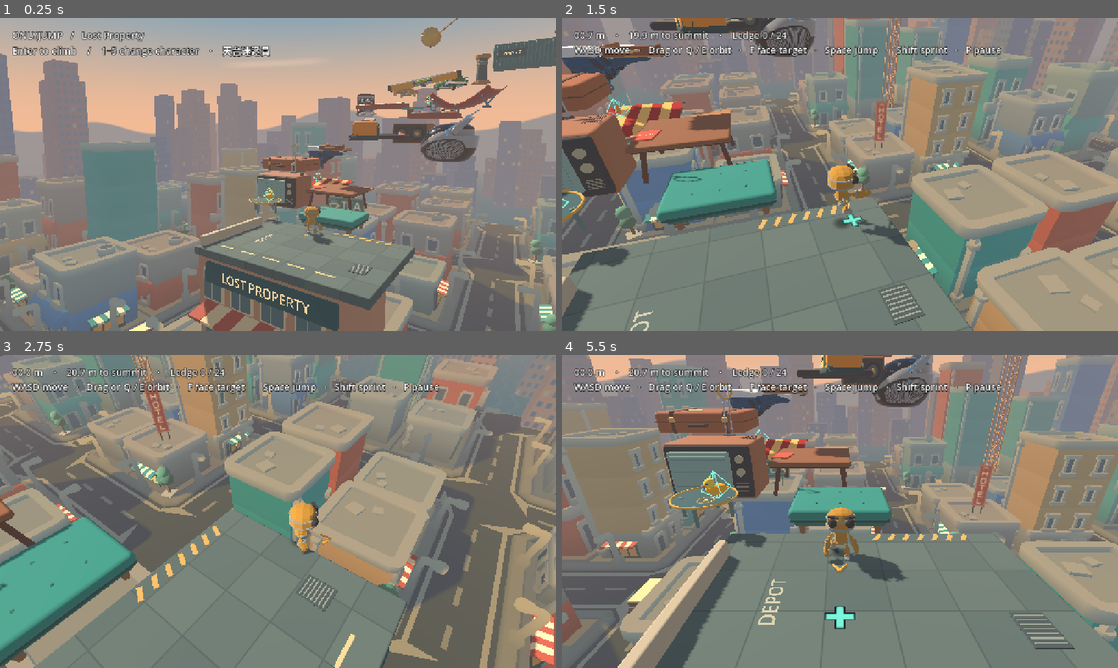
Above: before the commit, frames 1-4 (two rows, left to right).
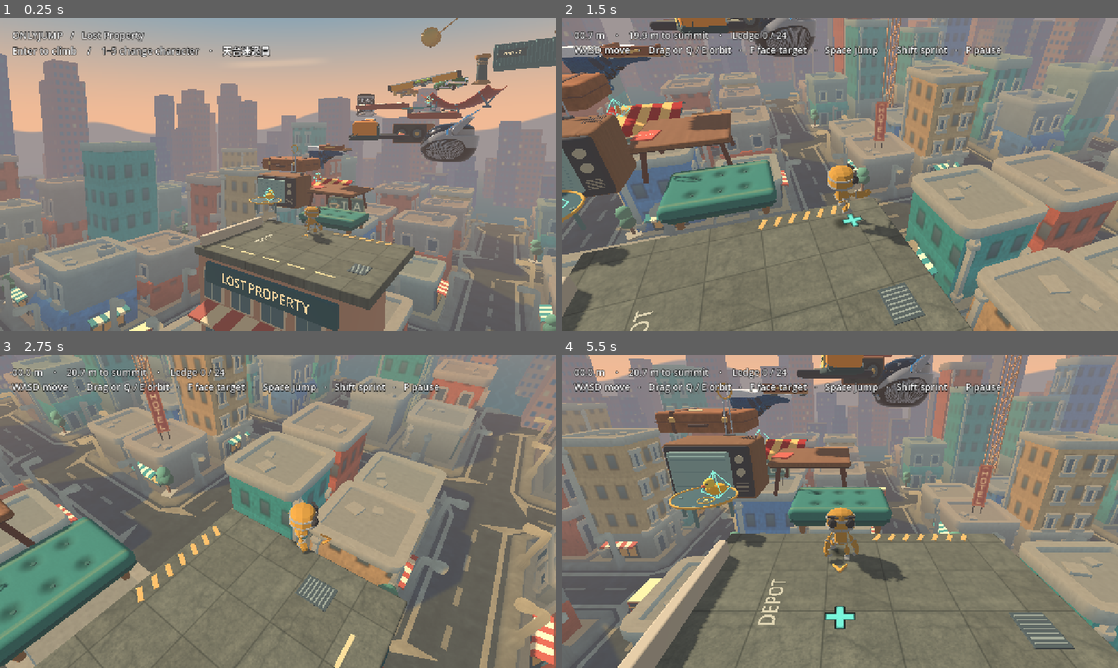
Above: after the commit, the same moments.

Repository: penny323mo/OnlyJump
Game: Godot game, scene res://game/summit.tscn
Same seed, same stepped clock (60 frames per second), same inputs: the game is played once before the commit and once after it.
Inputs (mouse positions are in pixels of both pictures, inside the frame that each line leads up to):
- Up to frame 1 (0.25 s): no input
- Up to frame 2 (1.5 s): tap Enter at 0.5, 0.6 s; move the mouse to (962, 158) at 0.52 s; hold D 0.53-1.25 s; click (962, 158) at 0.67 s; tap Space at 0.77 s; drag from (728, 190) to (812, 237) at 1.27 s
- Up to frame 3 (2.75 s): move the mouse to (333, 442) at 2.02 s; hold D from 2.03 s (still down); tap 5 at 2.1 s
- Up to frame 4 (5.5 s): release D at 2.75 s; drag from (812, 574) to (673, 464) at 2.77 s; move the mouse to (1006, 558) at 3.52 s; hold A 3.53-4.25 s; tap Tab at 3.6 s; tap Space at 3.77 s; drag from (673, 464) to (756, 433) at 4.27 s; move the mouse to (867, 511) at 5.02 s; hold S from 5.03 s (still down); tap 2 at 5.1 s; click (867, 511) at 5.17 s

The runs differ from the first frame. In frame 1, 0.8% of the frame differs, in the area x 10-75%, y 45-100%; in frame 2, 4.5%; in frame 3, 4.3%; in frame 4, 4.8%, in the area x 1-100%, y 17-100%.

Commit message:
Give rooftop furniture and city streets distinct scanned surfaces

Diff:
--- a/game/district.gdshader
+++ b/game/district.gdshader
@@ -3,15 +3,18 @@
 
 uniform sampler2D palette : source_color, filter_linear, repeat_disable;
 uniform sampler2D street_shade : filter_linear_mipmap, repeat_disable;
+uniform sampler2D surface_scan : repeat_enable, filter_linear_mipmap;
 uniform bool roadway = false;
 varying vec3 world;
 varying vec3 facade;
+varying vec3 wall_normal;
 varying float sun;
 varying float height_above_street;
 
 void vertex() {
 	world = (MODEL_MATRIX * vec4(VERTEX, 1.0)).xyz;
 	vec3 normal_world = normalize(MODEL_NORMAL_MATRIX * NORMAL);
+	wall_normal = normal_world;
 	sun = max(dot(normal_world, vec3(-0.654,0.602,-0.458)),0.0);
 	height_above_street = world.y + 11.9;
 	// Stable paint per address, including the side that faces away from camera.
@@ -29,6 +32,8 @@
 		float lit = texture(street_shade,world.xz/144.0+.5).r;
 		float value = dot(ink,vec3(.24,.58,.18));
 		paint = mix(vec3(.12,.20,.25),vec3(.84,.77,.62),value);
+		float grit = texture(surface_scan,world.xz/5.).r;
+		paint *= .84+.29*grit;
 		paint *= mix(vec3(.64,.76,.89),vec3(1.14,1.04,.90),lit);
 	} else {
 		float value = dot(ink,vec3(.24,.58,.18));
@@ -39,6 +44,24 @@
 		} else {
 			paint = mix(vec3(.22,.32,.35),vec3(.88,.81,.69),value);
 		}
+		bool vertical = abs(wall_normal.y)<.4;
+		vec2 plane = vertical ? vec2(abs(wall_normal.x)>.5 ? world.z : world.x,world.y) : world.xz;
+		float skin = texture(surface_scan,plane*vec2(.27,vertical ? -.27 : .27)).r;
+		bool wall_finish = stripe>=8. || (stripe==3. && UV.y<.75);
+		// Glass and sill stone keep their own finishes beside the masonry.
+		paint *= 1.+(skin-.53)*(wall_finish ? .43 : .17);
+		if (vertical && wall_finish) {
+			// Deep frames and cool glazing break up the broad, blank end walls.
+			vec2 facade_uv=vec2(plane.x/1.85,(height_above_street-.35)/2.75);
+			vec2 pane=abs(fract(facade_uv)-.5);
+			vec2 blur=max(fwidth(facade_uv),vec2(.002));
+			vec2 frame=1.-smoothstep(vec2(.24,.26)-blur,vec2(.24,.26)+blur,pane);
+			vec2 glass=1.-smoothstep(vec2(.19,.21)-blur,vec2(.19,.21)+blur,pane);
+			float visibility=(1.-smoothstep(.13,.42,max(blur.x,blur.y)))*smoothstep(1.8,2.5,height_above_street);
+			vec3 reflection=mix(vec3(.19,.28,.30),vec3(.46,.56,.55),fract(facade_uv.y));
+			paint=mix(paint,paint*.65,frame.x*frame.y*visibility);
+			paint=mix(paint,reflection,glass.x*glass.y*visibility*.82);
+		}
 		// Distant sills are often thinner than one phone pixel. Ease their
 		// contrast against the neighbourhood palette as they recede.
 		float distant = smoothstep(14.,53.,distance(CAMERA_POSITION_WORLD,world));
--- a/game/islands.gd
+++ b/game/islands.gd
@@ -179,6 +179,7 @@
 	var roof := solid(b,Vector3.DOWN*.18,Vector3(7.65,.36,5.36),"91a49b")
 	var concrete := ShaderMaterial.new()
 	concrete.shader=preload("res://game/rooftop.gdshader")
+	concrete.set_shader_parameter("concrete_scan",preload("res://assets/surfaces/concrete.webp"))
 	roof.material_override=concrete
 	# A flush drain and hazard paint leave the entire takeoff lane usable.
 	box(b,Vector3(2.81,.01,.89),Vector3(.64,.023,.78),"485758")
@@ -238,7 +239,10 @@
 			finish.shader = preload("res://game/district.gdshader")
 			finish.set_shader_parameter("palette",source.albedo_texture)
 			finish.set_shader_parameter("street_shade",preload("res://assets/city/street-shade.png"))
-			finish.set_shader_parameter("roadway",scene == ROAD or scene == CROSSING)
+			var road := scene == ROAD or scene == CROSSING
+			var masonry := preload("res://assets/surfaces/brick.webp") if scene == CITY[2] else preload("res://assets/surfaces/render.webp")
+			finish.set_shader_parameter("surface_scan",preload("res://assets/surfaces/road.webp") if road else masonry)
+			finish.set_shader_parameter("roadway",road)
 			street_material = finish
 		var chunks := {}
 		for placement in instances:
--- a/game/props.gd
+++ b/game/props.gd
@@ -13,6 +13,18 @@
 		mat.roughness = 0.78
 		materials[tint] = mat
 	return materials[tint]
+
+# Preserve the model and collider while giving the broad working faces their finish.
+func surface_scan(part: MeshInstance3D, texture: Texture2D, tile: float, roughness: float, relief: float, buttoned := false) -> void:
+	var finish := ShaderMaterial.new()
+	finish.shader = preload("res://game/upholstery_wood.gdshader")
+	finish.set_shader_parameter("scan",texture)
+	finish.set_shader_parameter("dye",(part.material_override as StandardMaterial3D).albedo_color)
+	finish.set_shader_parameter("metres_per_tile",tile)
+	finish.set_shader_parameter("matte",roughness)
+	finish.set_shader_parameter("relief",relief)
+	finish.set_shader_parameter("buttoned",buttoned)
+	part.material_override = finish
 
 func piece(parent: Node3D, mesh: Mesh, pos: Vector3, tint: String) -> MeshInstance3D:
 	var item := MeshInstance3D.new()
@@ -135,8 +147,8 @@
 	hit.rotation.y=yaw
 	return item
 
-func deck(body: StaticBody3D, size: Vector3, tint: String, bevel := 0.06) -> void:
-	solid(body,Vector3.DOWN*size.y/2,size,tint,bevel)
+func deck(body: StaticBody3D, size: Vector3, tint: String, bevel := 0.06) -> MeshInstance3D:
+	return solid(body,Vector3.DOWN*size.y/2,size,tint,bevel)
 
 func wheels(body: Node3D, span: Vector2, y: float, r: float, tint: String) -> void:
 	for a in [-1,1]:
@@ -146,23 +158,59 @@
 			cone(body,p,r*0.85,r,r,tint,20).rotation.z = PI/2
 			cone(body,p+Vector3.RIGHT*b*r*0.44,0.025,r*0.43,r*0.43,"49535a",16).rotation.z = PI/2
 
+func tufted_seat(size: Vector3) -> ArrayMesh:
+	var blank := BoxMesh.new()
+	blank.size = size
+	blank.subdivide_width = 34
+	blank.subdivide_depth = 26
+	blank.subdivide_height = 3
+	var data := blank.surface_get_arrays(0)
+	var vertices: PackedVector3Array = data[Mesh.ARRAY_VERTEX]
+	var normals: PackedVector3Array = data[Mesh.ARRAY_NORMAL]
+	var core := size*.5 - Vector3(.19,.12,.19)
+	for i in vertices.size():
+		var p := vertices[i]
+		var centre := p.clamp(-core,core)
+		var normal := (p-centre).normalized()
+		p = centre + normal*Vector3(.19,.12,.19)
+		# Sink each fabric-covered button and let the padded lip roll down
+		# towards the piping. Keep the crown at the collision surface.
+		if normal.y > .7:
+			var button := Vector2(clampf(roundf(p.x/.74),-1.,1.)*.74,.49 if p.z>=0. else -.49)
+			var offset := Vector2(p.x,p.z)-button
+			var hollow := .052*exp(-offset.length_squared()/.035)
+			p.y -= hollow
+			normal = (normal-Vector3(offset.x,0,offset.y)*(2.*hollow/.035)).normalized()
+		vertices[i] = p
+		normals[i] = normal
+	data[Mesh.ARRAY_VERTEX] = vertices
+	data[Mesh.ARRAY_NORMAL] = normals
+	var cushion := ArrayMesh.new()
+	cushion.add_surface_from_arrays(Mesh.PRIMITIVE_TRIANGLES,data)
+	return cushion
+
 func footstool(b: StaticBody3D) -> void:
 	# One upholstered cushion, with a darker piping seam and four tapered feet.
-	deck(b,Vector3(3.14,.33,2.34),"339487",.16)
+	var linen := preload("res://assets/surfaces/linen.webp")
+	var size := Vector3(3.14,.33,2.34)
+	var cushion := deck(b,size,"438b7e",.16)
+	cushion.mesh = tufted_seat(size)
+	surface_scan(cushion,linen,1.25,.97,.58,true)
 	box(b,Vector3.DOWN*.35,Vector3(3.04,.14,2.24),"215e58",.065)
-	box(b,Vector3.DOWN*.46,Vector3(2.87,.21,2.09),"347c71",.095)
+	surface_scan(box(b,Vector3.DOWN*.46,Vector3(2.87,.21,2.09),"386e63",.095),linen,.52,.97,.58)
 	for x: float in [-1.19,1.19]:
 		for z: float in [-.82,.82]:
 			cone(b,Vector3(x,-.70,z),.34,.092,.14,"9c714a",16)
 	for x: float in [-.74,0.,.74]:
 		for z: float in [-.49,.49]:
-			cone(b,Vector3(x,.003,z),.012,.046,.038,"276e65",16)
+			cone(b,Vector3(x,-.037,z),.016,.055,.047,"38685b",16)
 
 func coffee_table(b: StaticBody3D) -> void:
-	deck(b,Vector3(3.12,.19,2.87),"95613f",.095)
+	var walnut := preload("res://assets/surfaces/walnut.webp")
+	surface_scan(deck(b,Vector3(3.12,.19,2.87),"966b4d",.095),walnut,2.85,.68,.46)
 	box(b,Vector3(0,-.17,0),Vector3(2.98,.15,2.68),"533d32")
 	# The pull-out tray beneath the far edge still catches a missed lift.
-	solid(b,Vector3(.74,-.17,-1.79),Vector3(1.60,.13,.86),"bd8352",.045)
+	surface_scan(solid(b,Vector3(.74,-.17,-1.79),Vector3(1.60,.13,.86),"ae8058",.045),walnut,2.85,.73,.46)
 	for x in [-1,1]:
 		for z in [-1,1]:
 			tube(b,Vector3(x*1.19,-.18,z*1.05),Vector3(x*1.40,-1.36,z*1.23),.085,"6c4435")
@@ -170,7 +218,7 @@
 	label(b,Vector3(-1.13,0.077,0.49),"FORM",0.16,"fff0c7",true).rotation.y = -0.16
 
 func television(b: StaticBody3D) -> void:
-	deck(b,Vector3(3.15,2.05,1.91),"af7250",0.15)
+	surface_scan(deck(b,Vector3(3.15,2.05,1.91),"92694a",.15),preload("res://assets/surfaces/walnut.webp"),2.25,.72,.38)
 	box(b,Vector3(0,-1.02,0.91),Vector3(3.0,1.91,0.28),"393e42",0.13)
 	box(b,Vector3(-0.28,-1.0,1.055),Vector3(2.14,1.48,0.18),"93b5aa",0.17)
 	for j in 12:
@@ -183,7 +231,7 @@
 		box(b,Vector3(0.94+j*0.063,0.007,-0.39),Vector3(0.028,0.012,0.63),"614f46")
 
 func suitcase(b: StaticBody3D) -> void:
-	deck(b,Vector3(3.7,0.87,2.50),"ad653e",0.16)
+	surface_scan(deck(b,Vector3(3.7,.87,2.50),"a56b46",.16),preload("res://assets/surfaces/hide.webp"),1.72,.76,.48)
 	box(b,Vector3(0,-0.39,0),Vector3(3.72,0.055,2.52),"6a4332",0.14)
 	for x in [-1,1]:
 		box(b,Vector3(x*1.11,-0.421,0),Vector3(0.20,0.90,2.53),"664535",0.065)
--- a/game/rooftop.gdshader
+++ b/game/rooftop.gdshader
@@ -1,4 +1,5 @@
 shader_type spatial;
+uniform sampler2D concrete_scan : repeat_enable, filter_linear_mipmap_anisotropic;
 varying vec3 slab;
 void vertex(){slab=VERTEX;}
 float grain(vec2 p){
@@ -12,9 +13,12 @@
 	vec2 pixel=max(fwidth(p),vec2(.0001));
 	vec2 seamCoverage=1.-smoothstep(vec2(.014)-pixel*.5,vec2(.014)+pixel*.5,grid);
 	float seam=max(seamCoverage.x,seamCoverage.y);
-	float grit=mix(grain(floor(p*125.)),.5,smoothstep(.25,1.,max(pixel.x,pixel.y)*125.));
-	float shade=grain(floor((p+vec2(.3,.2))/1.28+.5));
-	vec3 concrete=mix(vec3(.33,.41,.41),vec3(.42,.49,.47),shade*.50+grit*.26);
-	ALBEDO=mix(concrete,vec3(.23,.30,.30),seam*.55);
-	ROUGHNESS=.92;
+	vec3 stone=texture(concrete_scan,p/3.84+vec2(.19,.34)).rgb;
+	float tile=grain(floor((p+vec2(.3,.2))/1.28+.5));
+	vec3 concrete=mix(vec3(.29,.32,.30),vec3(.54,.55,.48),stone.r)*(.94+.08*tile);
+	ALBEDO=mix(concrete,vec3(.24,.27,.25),seam*.60);
+	vec3 relief=vec3(stone.g*2.-1.,0.,1.-stone.b*2.);
+	NORMAL=normalize(NORMAL+.45*mat3(VIEW_MATRIX)*MODEL_NORMAL_MATRIX*relief);
+	ROUGHNESS=.95;
+	SPECULAR=.15;
 }
--- /dev/null
+++ b/game/upholstery_wood.gdshader
@@ -0,0 +1,53 @@
+shader_type spatial;
+
+// R is measured surface tone, GB are tangent-space normal X and Y.
+uniform sampler2D scan : repeat_enable, filter_linear_mipmap_anisotropic;
+uniform vec4 dye : source_color;
+uniform float metres_per_tile = 1.;
+uniform float relief = .38;
+uniform float matte = .87;
+uniform bool buttoned = false;
+varying vec3 piece;
+varying vec3 facing;
+
+void vertex() {
+	piece = VERTEX;
+	facing = NORMAL;
+}
+
+void fragment() {
+	vec3 n = normalize(facing);
+	vec3 dominant = abs(n);
+	vec3 u = dominant.x > max(dominant.y,dominant.z) ? vec3(0.,0.,1.) : vec3(1.,0.,0.);
+	vec3 v = normalize(cross(n,u));
+	u = normalize(cross(v,n));
+	// Project along the face, so the grain stays attached as a drawer moves.
+	vec2 plane = dominant.y >= max(dominant.x,dominant.z) ? vec2(piece.x,-piece.z*sign(n.y)) :
+	             dominant.x > dominant.z ? vec2(piece.z,-piece.y*sign(n.x)) : vec2(piece.x,piece.y*sign(n.z));
+	vec3 fibre = texture(scan,plane/metres_per_tile).rgb;
+	vec2 slope = (fibre.gb*2.-1.)*relief;
+	float shade = mix(.62,1.34,fibre.r);
+	if (buttoned && n.y > .7) {
+		vec2 pin = clamp(round(piece.xz/vec2(.74,.98)-vec2(0.,.5)),vec2(-1.,-1.),vec2(1.,0.));
+		vec2 offset = piece.xz-(pin+vec2(0.,.5))*vec2(.74,.98);
+		float d = length(offset);
+		float hollow = 1.-smoothstep(.03,.33,d);
+		// Shallow radiating creases in the upholstery around the six real studs.
+		float crease = exp(-24.*abs(abs(offset.x)-abs(offset.y)*.67))*hollow;
+		shade *= 1.-.18*hollow-.10*crease;
+		slope += vec2(-offset.x,offset.y)*hollow*2.6;
+	}
+	NORMAL = normalize(NORMAL + mat3(VIEW_MATRIX)*MODEL_NORMAL_MATRIX*(u*slope.x+v*slope.y));
+	vec3 colour = dye.rgb;
+	if (buttoned) {
+		// Two woven selvedge lines follow each long side of the seat.
+		float edge = abs(piece.z);
+		float pixel = max(fwidth(edge),.002);
+		float wide = 1.-smoothstep(.022-pixel,.022+pixel,abs(edge-.91));
+		float thin = 1.-smoothstep(.009-pixel,.009+pixel,abs(edge-.85));
+		colour = mix(colour,vec3(.69,.66,.45),(.52*wide+.42*thin)*smoothstep(.45,.9,n.y));
+	}
+	ALBEDO = colour*shade;
+	ROUGHNESS = clamp(matte+.12*(.5-fibre.r),.5,1.);
+	SPECULAR = .22;
+}
Binary file added: assets/surfaces/brick.webp
Not shown, added: assets/surfaces/brick.webp.import
Binary file added: assets/surfaces/concrete.webp
Not shown, added: assets/surfaces/concrete.webp.import
Binary file added: assets/surfaces/hide.webp
Not shown, added: assets/surfaces/hide.webp.import
Binary file added: assets/surfaces/linen.webp
Not shown, added: assets/surfaces/linen.webp.import
Binary file added: assets/surfaces/render.webp
Not shown, added: assets/surfaces/render.webp.import
Binary file added: assets/surfaces/road.webp
Not shown, added: assets/surfaces/road.webp.import
(and 4 more such lines)
